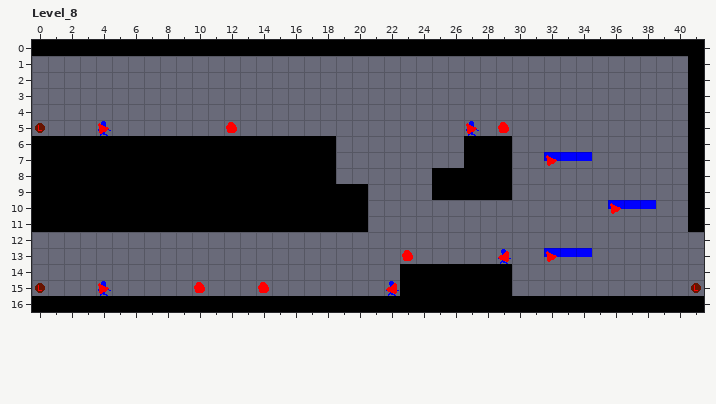
A LDtk project gets an edit: Assets/Game/World/LDtk/Dojo.ldtk. This is how it looked before the edit.
Cells are 16x16 px. Shown: Level_8 x 0..41, y 0..16. The commit also changed other parts of the map, which this record leaves out.
After:
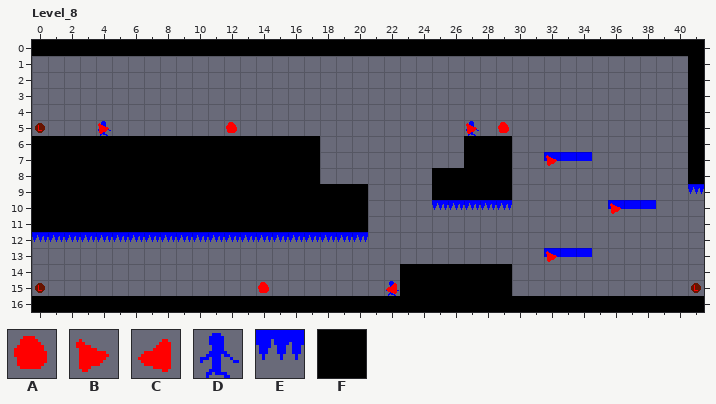
Key: from "Controls": A 4, B 8, C 10; from "Entities": D 0, E 12; from "Ground": F 0.
_ is an empty cell.
What changed:
Layer "Ground":
y 6..8: x 18 F -> _
y 9..11: x 41 F -> _
Layer "Entities":
y 9: x 41 _ -> E
y 10: x 25..29 _____ -> EEEEE
y 12: x 0..20 _____________________ -> EEEEEEEEEEEEEEEEEEEEE
y 13: x 29 D -> _
y 15: x 4 D -> _
Layer "Controls":
y 13: x 23 A -> _; x 29 C -> _
y 15: x 4 B -> _; x 10 A -> _
Changed places in both pictures, as pixel boxes (x1, y1, x2, y2):
removed: (320, 136, 336, 184)
changed: (688, 184, 704, 232)
added: (432, 200, 512, 210)
added: (32, 232, 368, 242)
removed: (402, 250, 413, 261)
removed: (498, 249, 511, 264)
removed: (98, 281, 111, 296)
removed: (194, 282, 205, 293)
